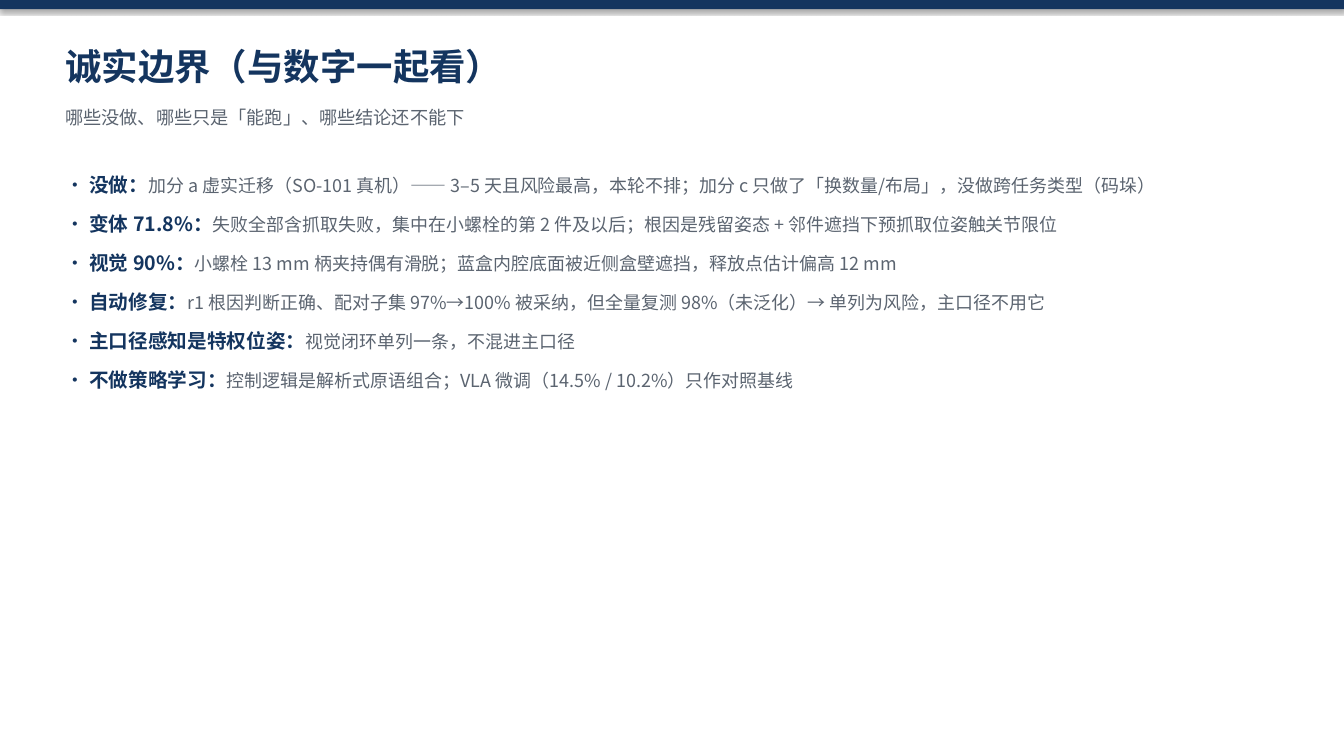
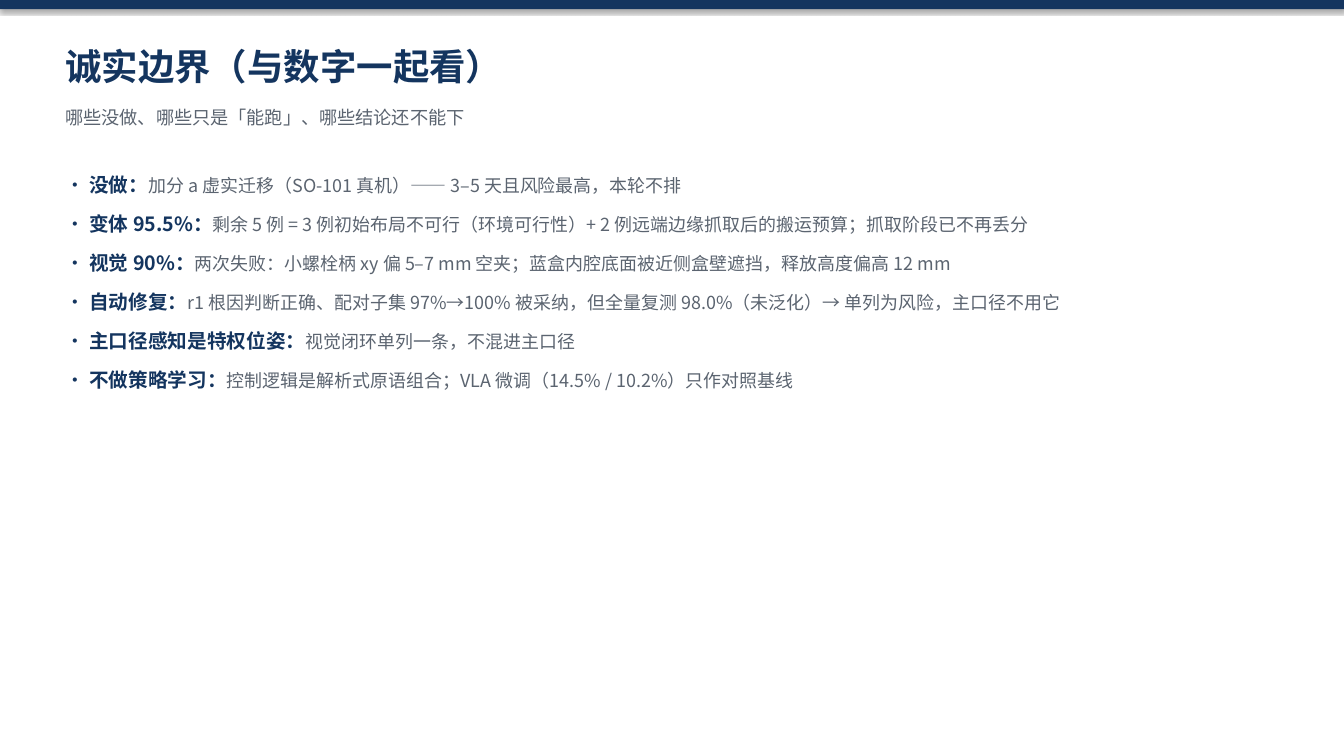
Before and after one commit to JamesWei216/agentic-robotics, a slide deck: slide 11 of reports/Agentic-Robotics-赛题汇报.pptx. Drawn at 1344x756 pixels with LibreOffice and Linux fonts; fonts in the diff are those of the drawing. Boxes give left, top, right and bottom in pixels: in the first picture for what was removed or moved away, otherwise in the second. Text is boxed around its words. In the diff, an @@ line names an element or a change of style, - is before the commit and + after.

Commit message:
PPT 同步 P1-2/P1-3 结果：数字改为从 metrics.json 读取（98.0% / 95.5% / 90.0% / 100.0%），新增 A22 页脚与口径说明，人确认改官方口径

```diff
--- a/reports/Agentic-Robotics-赛题汇报.pptx
+++ b/reports/Agentic-Robotics-赛题汇报.pptx
@@ text at (89,175,1061,311): text changed @@
-· 没做：加分 a 虚实迁移（SO-101 真机）—— 3–5 天且风险最高，本轮不排；加分 c 只做了「换数量/布局」，没做跨任务类型（码垛）
-· 变体 71.8%：失败全部含抓取失败，集中在小螺栓的第 2 件及以后；根因是残留姿态 + 邻件遮挡下预抓取位姿触关节限位
-· 视觉 90%：小螺栓 13 mm 柄夹持偶有滑脱；蓝盒内腔底面被近侧盒壁遮挡，释放点估计偏高 12 mm
-· 自动修复：r1 根因判断正确、配对子集 97%→100% 被采纳，但全量复测 98%（未泛化）→ 单列为风险，主口径不用它
+· 没做：加分 a 虚实迁移（SO-101 真机）—— 3–5 天且风险最高，本轮不排
+· 变体 95.5%：剩余 5 例 = 3 例初始布局不可行（环境可行性）+ 2 例远端边缘抓取后的搬运预算；抓取阶段已不再丢分
+· 视觉 90%：两次失败：小螺栓柄 xy 偏 5–7 mm 空夹；蓝盒内腔底面被近侧盒壁遮挡，释放高度偏高 12 mm
+· 自动修复：r1 根因判断正确、配对子集 97%→100% 被采纳，但全量复测 98.0%（未泛化）→ 单列为风险，主口径不用它
```
Also in this commit, not shown: 9 other slides changed, 1 other file.
